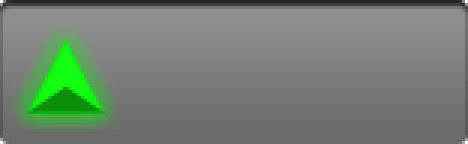
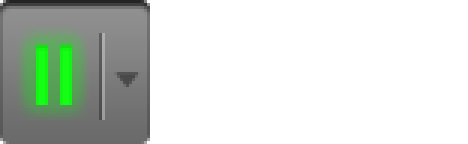
Before/after of a 468×144 layered artwork. What changed in the layer stack:
showed group "Pause" (13 layers) over [96, 33, 105, 120]
